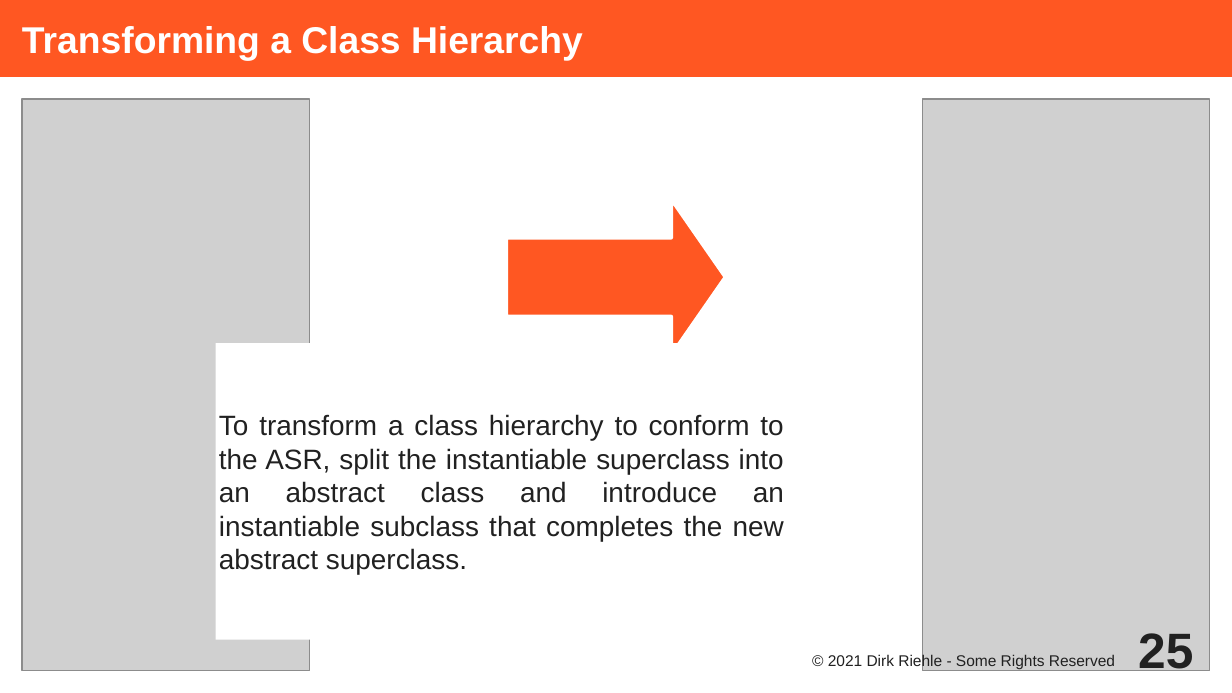
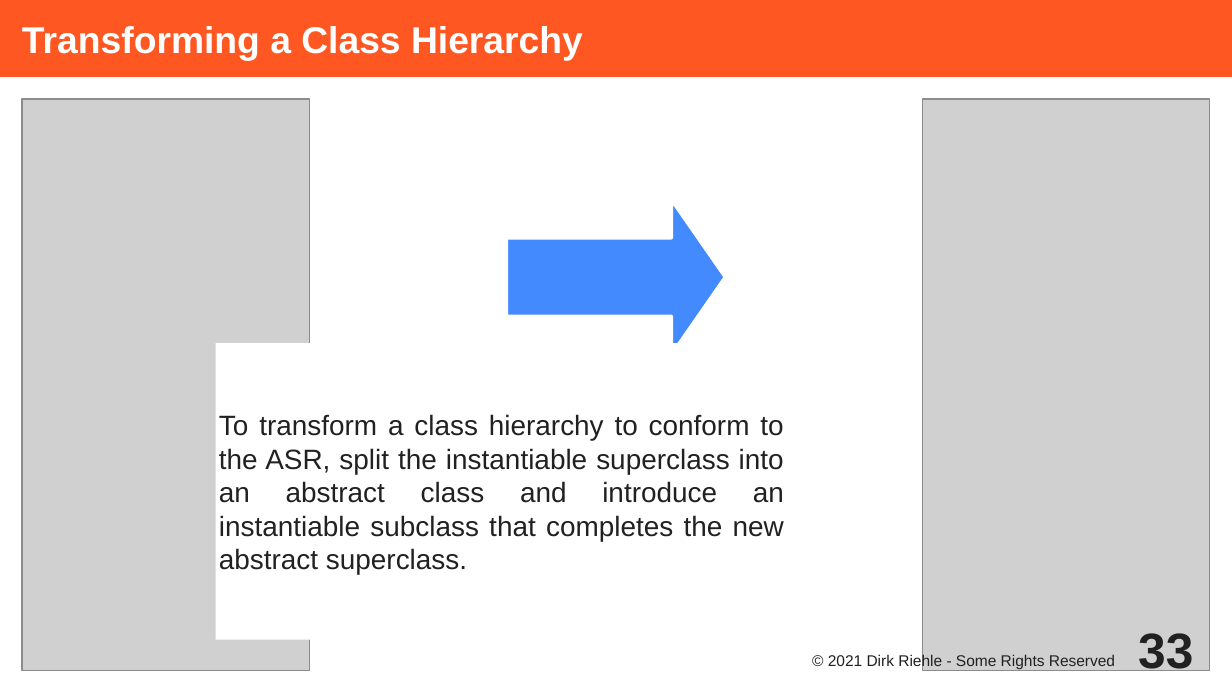
Before and after one commit to dirkriehle/adap-course, a slide deck: slide 33 of Lecture Slides/ADAP C03 - Subtyping and Inheritance.odp (slide 25 before the commit). Drawn at 1232x693 pixels with LibreOffice and Linux fonts; fonts in the diff are those of the drawing; grey boxes stand for pictures. Boxes give left, top, right and bottom in pixels: in the first picture for what was removed or moved away, otherwise in the second. Text is boxed around its words. In the diff, an @@ line names an element or a change of style, - is before the commit and + after.

```diff
--- a/Lecture Slides/ADAP C03 - Subtyping and Inheritance.odp
+++ b/Lecture Slides/ADAP C03 - Subtyping and Inheritance.odp
@@ right arrow at (506, 198, 727, 357): fill #FF5722 to #448AFF @@
@@ page number at (1138, 633, 1193, 678): text changed @@
-25
+33
```
Also in this commit, not shown: 4 other slides changed, 9 slides added, 5 other files.
